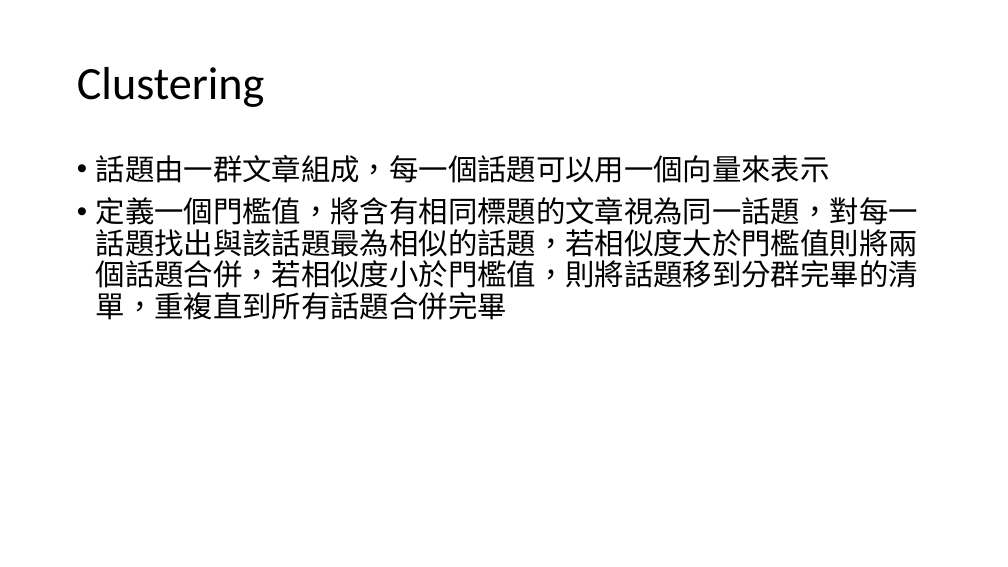
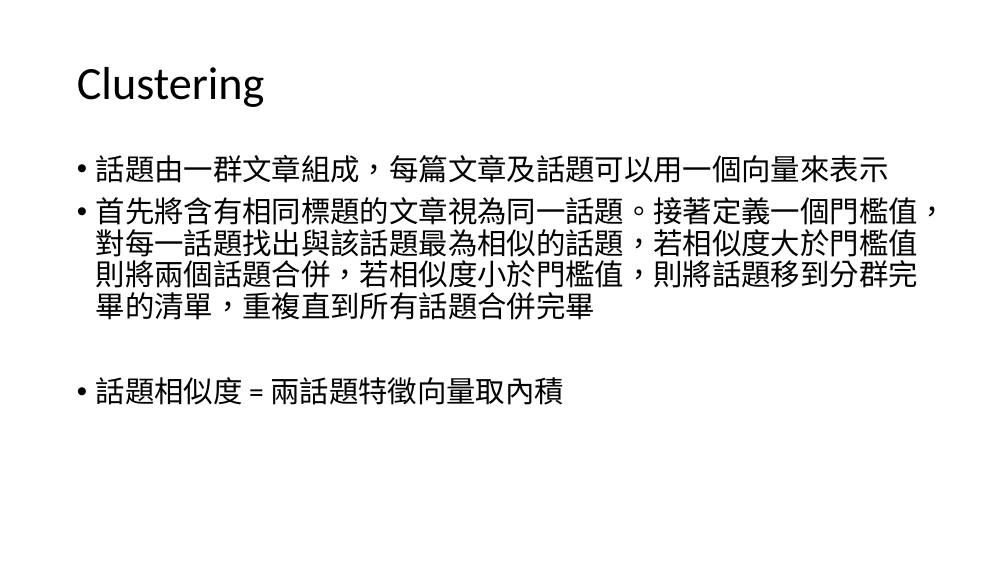
Before and after one commit to ZhongTing/HotTopicDetection, a slide deck: slide 12 of Hot-Topic-Detection.pptx. Drawn at 1008x567 pixels with LibreOffice and Linux fonts; fonts in the diff are those of the drawing. Boxes give left, top, right and bottom in pixels: in the first picture for what was removed or moved away, otherwise in the second. Text is boxed around its words. In the diff, an @@ line names an element or a change of style, - is before the commit and + after.

```diff
--- a/Hot-Topic-Detection.pptx
+++ b/Hot-Topic-Detection.pptx
@@ text at [96,155,947,405]: text changed @@
-• 話題由一群文章組成，每一個話題可以用一個向量來表示
-• 定義一個門檻值，將含有相同標題的文章視為同一話題，對每一話題找出與該話題最為相似的話題，若相似度大於門檻值則將兩個話題合併，若相似度小於門檻值，則將話題移到分群完畢的清單，重複直到所有話題合併完畢
+• 話題由一群文章組成，每篇文章及話題可以用一個向量來表示
+• 首先將含有相同標題的文章視為同一話題。接著定義一個門檻值，對每一話題找出與該話題最為相似的話題，若相似度大於門檻值則將兩個話題合併，若相似度小於門檻值，則將話題移到分群完畢的清單，重複直到所有話題合併完畢
+• 話題相似度 = 兩話題特徵向量取內積
```
Also in this commit, not shown: 4 other slides changed, 1 slide added, 1 slide removed, 5 other files.
